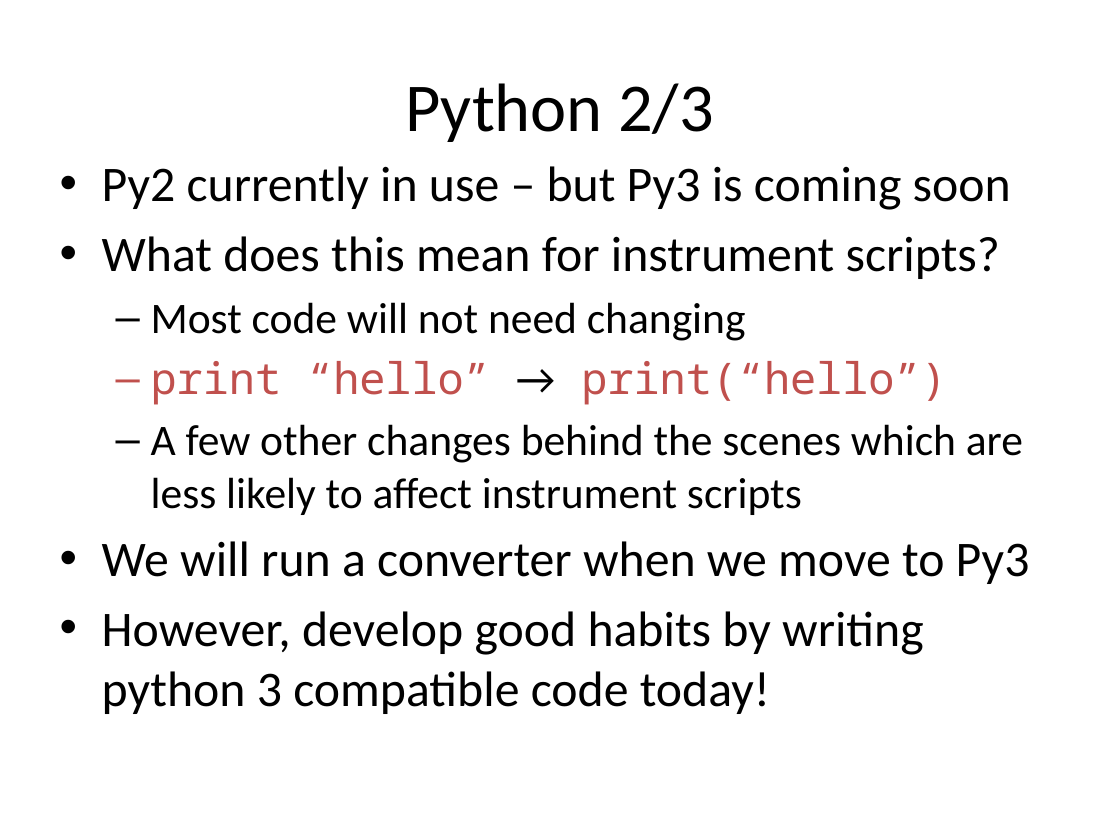
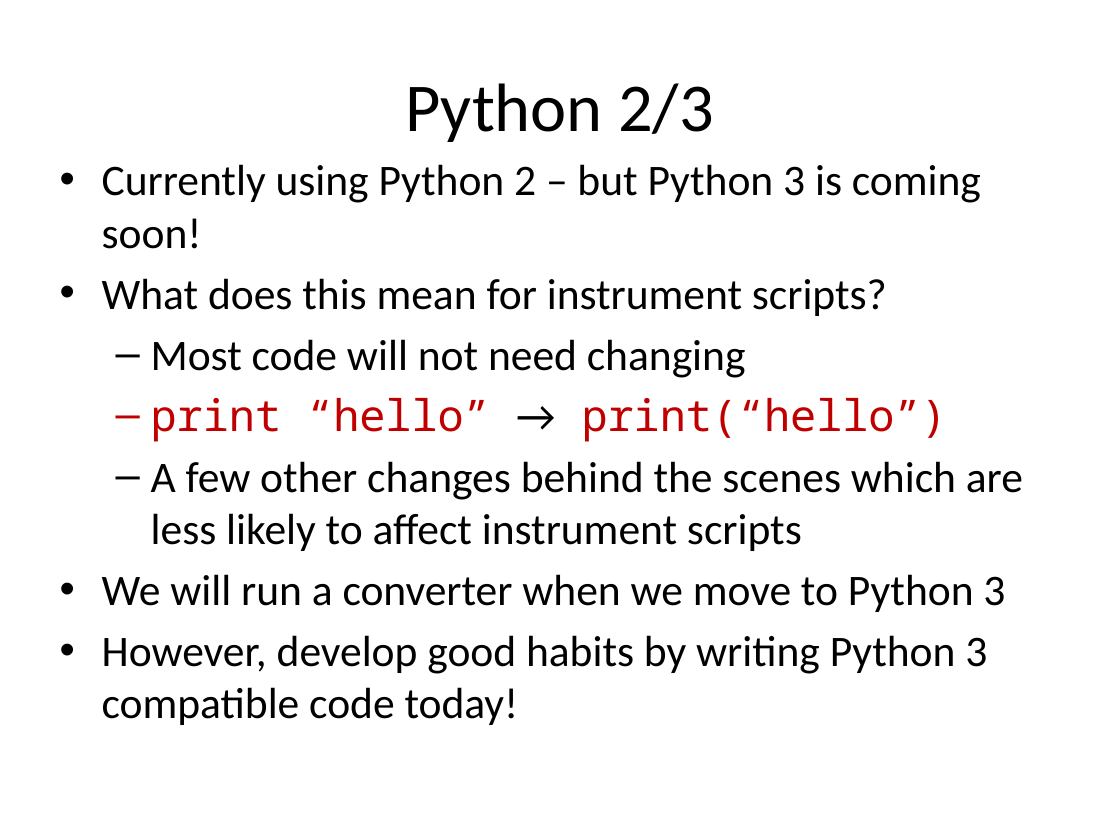
Before and after one commit to ISISComputingGroup/ibex_user_manual, a slide deck: slide 5 of genie_python_and_ibex/genie_python_and_ibex.pptx. Drawn at 1120x840 pixels with LibreOffice and Linux fonts; fonts in the diff are those of the drawing; background and template pictures are left out. Boxes give left, top, right and bottom in pixels: in the first picture for what was removed or moved away, otherwise in the second. Text is boxed around its words. In the diff, an @@ line names an element or a change of style, - is before the commit and + after.

Commit message:
Uploaded latest genie_python and ibex training slides

```diff
--- a/genie_python_and_ibex/genie_python_and_ibex.pptx
+++ b/genie_python_and_ibex/genie_python_and_ibex.pptx
@@ text at <box>102,164,981,249</box>: text changed; size 32 to 28 pt @@
-• Py2 currently in use – but Py3 is coming soon
+• Currently using Python 2 – but Python 3 is coming soon!
@@ text at <box>102,278,947,442</box>: size 32 to 28 pt in "What does this mean for instrument scripts?"; text colour #C0504D to #C00000 in "print “hello” print(“hello”)" @@
@@ text at <box>102,574,1005,725</box>: text changed; size 32 to 28 pt @@
-• We will run a converter when we move to Py3
-• However, develop good habits by writing python 3 compatible code today!
+• We will run a converter when we move to Python 3
+• However, develop good habits by writing Python 3 compatible code today!
```
Also in this commit, not shown: 31 other slides changed, 16 slides added, 1 slide removed.
